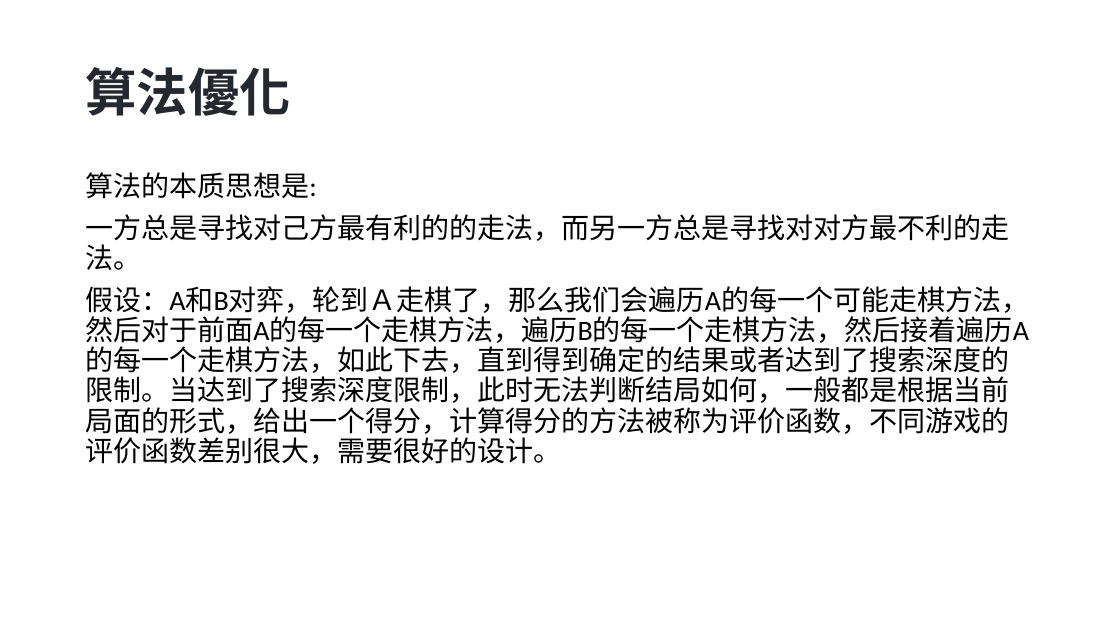
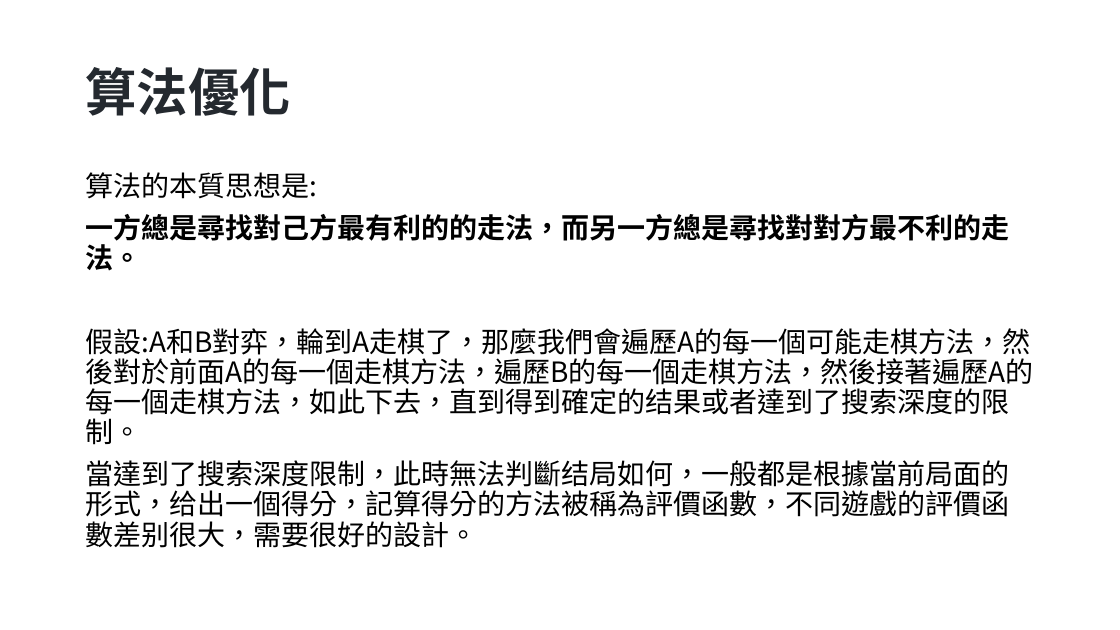
Before and after one commit to WuZZ0144/HW2, a slide deck: slide 4 of Foreign Checkers_HW2.pptx. Drawn at 1120x630 pixels with LibreOffice and Linux fonts; fonts in the diff are those of the drawing. Boxes give left, top, right and bottom in pixels: in the first picture for what was removed or moved away, otherwise in the second. Text is boxed around its words. In the diff, an @@ line names an element or a change of style, - is before the commit and + after.

```diff
--- a/Foreign Checkers_HW2.pptx
+++ b/Foreign Checkers_HW2.pptx
@@ text at <box>85,172,1033,548</box>: text changed; font Calibri to Noto Sans CJK SC @@
-算法的本质思想是:
-一方总是寻找对己方最有利的的走法，而另一方总是寻找对对方最不利的走法。
-假设：A和B对弈，轮到Ａ走棋了，那么我们会遍历A的每一个可能走棋方法，然后对于前面A的每一个走棋方法，遍历B的每一个走棋方法，然后接着遍历A的每一个走棋方法，如此下去，直到得到确定的结果或者达到了搜索深度的限制。当达到了搜索深度限制，此时无法判断结局如何，一般都是根据当前局面的形式，给出一个得分，计算得分的方法被称为评价函数，不同游戏的评价函数差别很大，需要很好的设计。
+算法的本質思想是:
+一方總是尋找對己方最有利的的走法，而另一方總是尋找對對方最不利的走法。
+假設:A和B對弈，輪到A走棋了，那麼我們會遍歷A的每一個可能走棋方法，然後對於前面A的每一個走棋方法，遍歷B的每一個走棋方法，然後接著遍歷A的每一個走棋方法，如此下去，直到得到確定的结果或者達到了搜索深度的限制。
+當達到了搜索深度限制，此時無法判斷结局如何，一般都是根據當前局面的形式，给出一個得分，記算得分的方法被稱為評價函數，不同遊戲的評價函數差别很大，需要很好的設計。
```
